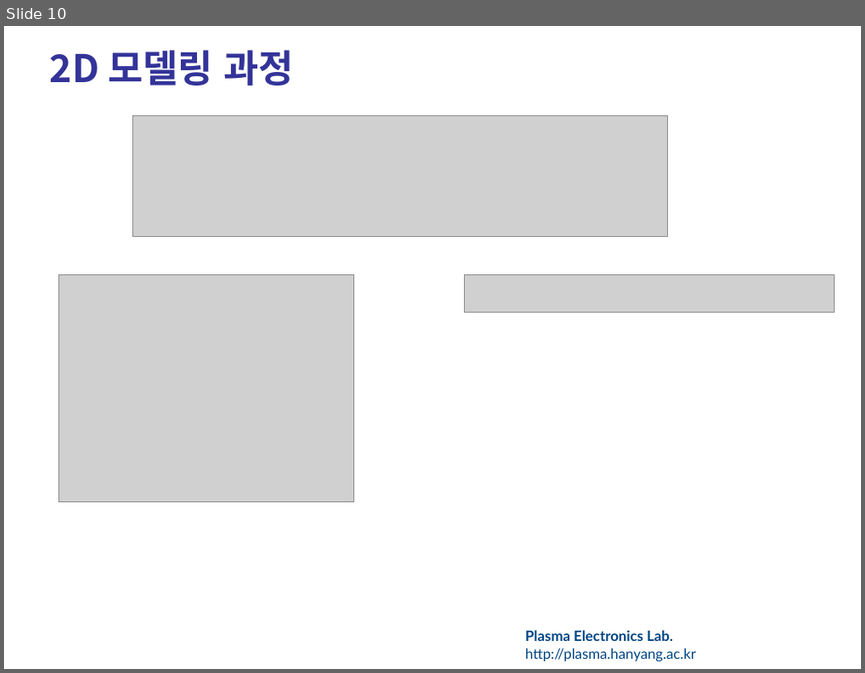
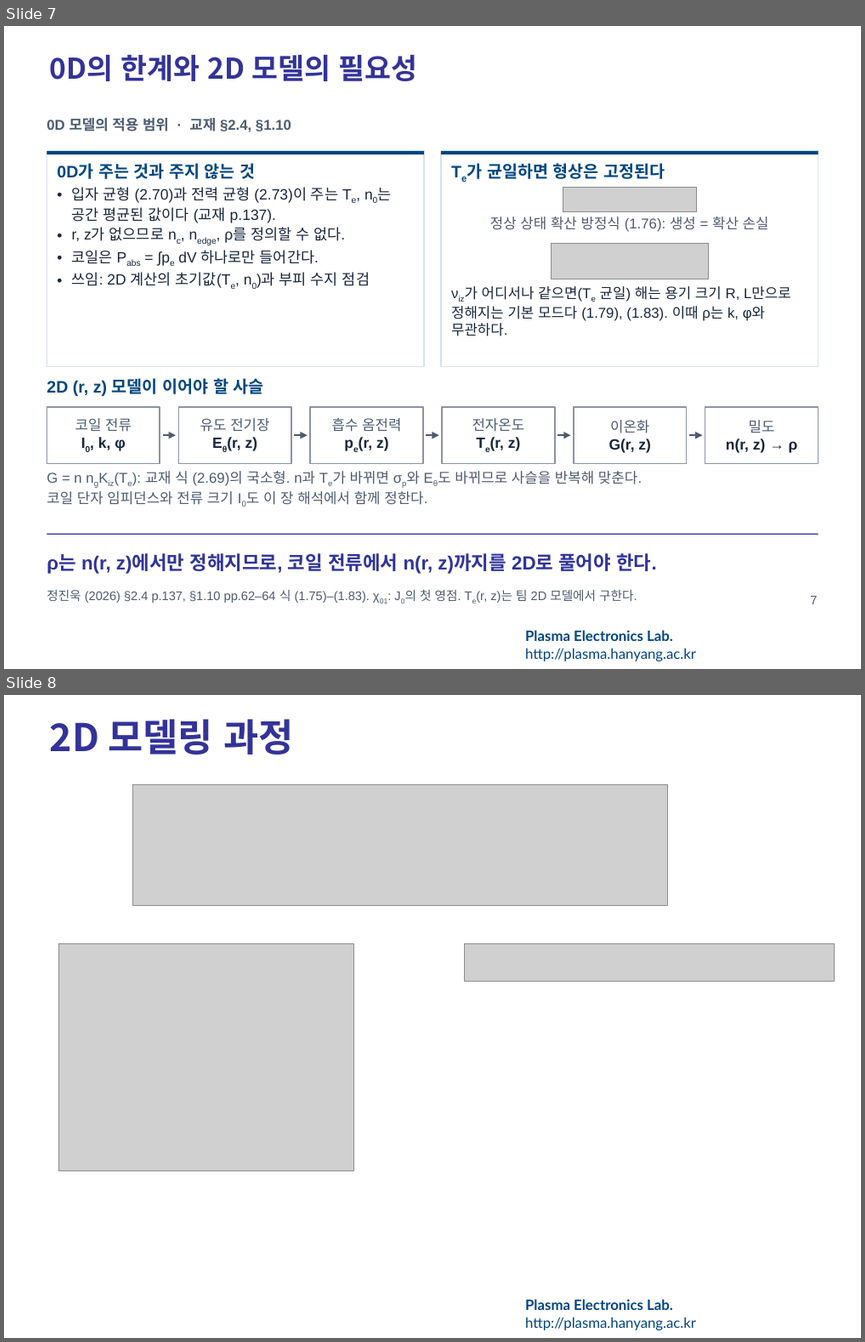
Before and after one commit to garlicjam-pyo/plasma, a slide deck: presentations/1차발표_README반영판.pptx. Shown one above the other, each under a label of ours: slide 10 before the commit, slides 7 and 8 after it. The pictures are 865x673 and 865x1342 pixels, drawn with LibreOffice and Linux fonts; fonts in the diff are those of the drawing; grey boxes stand for pictures; background and template pictures are left out. Boxes give left, top, right and bottom in pixels: in the first picture for what was removed or moved away, otherwise in the second. Text is boxed around its words. In the diff, an @@ line names an element or a change of style, - is before the commit and + after.

```diff
--- a/presentations/1차발표_README반영판.pptx
+++ b/presentations/1차발표_README반영판.pptx
@@ slide 7 added at [4,26,861,669], background #FFFFFF; not listed: 1 template element that a slide beside it also shows @@
@@ title added at [50,54,418,81], 24 pt, text #333399, bold @@
+0D의 한계와 2D 모델의 필요성
@@ text added at [46,118,291,132], 12 pt, text #4C5B72, bold @@
+0D 모델의 적용 범위 · 교재 §2.4, §1.10
@@ rectangle added at [46,151,424,367], outline #D8E1EB 1 pt, 12.5 pt, text #17263C @@
+0D가 주는 것과 주지 않는 것
+• 입자 균형 (2.70)과 전력 균형 (2.73)이 주는 Te, n0는 공간 평균된 값이다 (교재 p.137).
+• r, z가 없으므로 nc, nedge, ρ를 정의할 수 없다.
+• 코일은 Pabs = ∫pe dV 하나로만 들어간다.
+• 쓰임: 2D 계산의 초기값(Te, n0)과 부피 수지 점검
@@ rectangle added at [46,151,424,154], fill #004680 @@
@@ rectangle added at [441,151,818,367], outline #D8E1EB 1 pt, 14 pt, text #004680, bold @@
+Te가 균일하면 형상은 고정된다
@@ rectangle added at [441,151,818,154], fill #004680 @@
@@ picture added at [562,188,696,213] @@
@@ text added at [490,216,769,232], 12 pt, text #4C5B72 @@
+정상 상태 확산 방정식 (1.76): 생성 = 확산 손실
@@ picture added at [551,243,709,278] @@
@@ text added at [451,286,791,336], 12 pt, text #17263C @@
+νiz가 어디서나 같으면(Te 균일) 해는 용기 크기 R, L만으로 정해지는 기본 모드다 (1.79), (1.83). 이때 ρ는 k, φ와 무관하다.
@@ text added at [46,378,264,396], 14 pt, text #004680, bold @@
+2D (r, z) 모델이 이어야 할 사슬
@@ rectangle added at [46,408,160,464], outline #8C93A3 1 pt, 12.5 pt, text #17263C, bold @@
+코일 전류
+I0, k, φ
@@ rectangle added at [179,408,292,464], outline #8C93A3 1 pt, 12.5 pt, text #17263C, bold @@
+유도 전기장
+Eθ(r, z)
@@ rectangle added at [310,408,423,464], outline #8C93A3 1 pt, 12.5 pt, text #17263C, bold @@
+흡수 옴전력
+pe(r, z)
@@ rectangle added at [442,408,555,464], outline #8C93A3 1 pt, 12.5 pt, text #17263C, bold @@
+전자온도
+Te(r, z)
@@ rectangle added at [574,408,687,464], outline #8C93A3 1 pt, 12.5 pt, text #17263C, bold @@
+이온화
+G(r, z)
@@ rectangle added at [705,408,818,464], outline #8C93A3 1 pt, 12.5 pt, text #17263C, bold @@
+밀도
+n(r, z) → ρ
@@ arrow added from (162, 435) to (176, 435), #4C5B72 1.25 pt @@
@@ arrow added from (295, 435) to (307, 435), #4C5B72 1.25 pt @@
@@ arrow added from (426, 435) to (439, 435), #4C5B72 1.25 pt @@
@@ arrow added from (557, 435) to (570, 435), #4C5B72 1.25 pt @@
@@ arrow added from (689, 435) to (703, 435), #4C5B72 1.25 pt @@
@@ text added at [46,471,642,505], 12 pt, text #4C5B72 @@
+G = n ngKiz(Te): 교재 식 (2.69)의 국소형. n과 Te가 바뀌면 σp와 Eθ도 바뀌므로 사슬을 반복해 맞춘다.
+코일 단자 임피던스와 전류 크기 I0도 이 장 해석에서 함께 정한다.
@@ rectangle added at [46,533,818,534], fill #303399 @@
@@ text added at [46,553,656,573], 16 pt, text #303399, bold @@
+ρ는 n(r, z)에서만 정해지므로, 코일 전류에서 n(r, z)까지를 2D로 풀어야 한다.
@@ text added at [46,590,637,602], 10.5 pt, text #4C5B72 @@
+정진욱 (2026) §2.4 p.137, §1.10 pp.62–64 식 (1.75)–(1.83). χ01: J0의 첫 영점. Te(r, z)는 팀 2D 모델에서 구한다.
@@ page number added at [810,596,817,604], 10.5 pt, text #4C5B72 @@
+7
@@ what was slide 10 is now slide 8 @@
```
Also in this commit, not shown: 3 slides changed, 3 slides removed, 6 other files.
